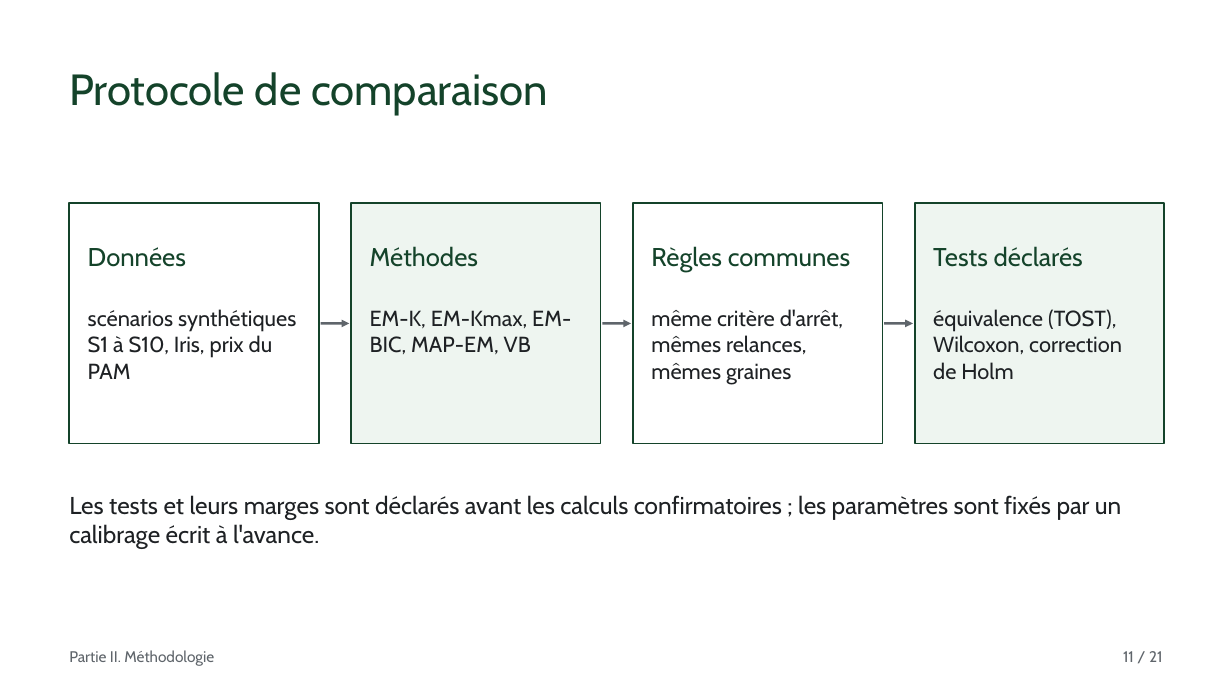
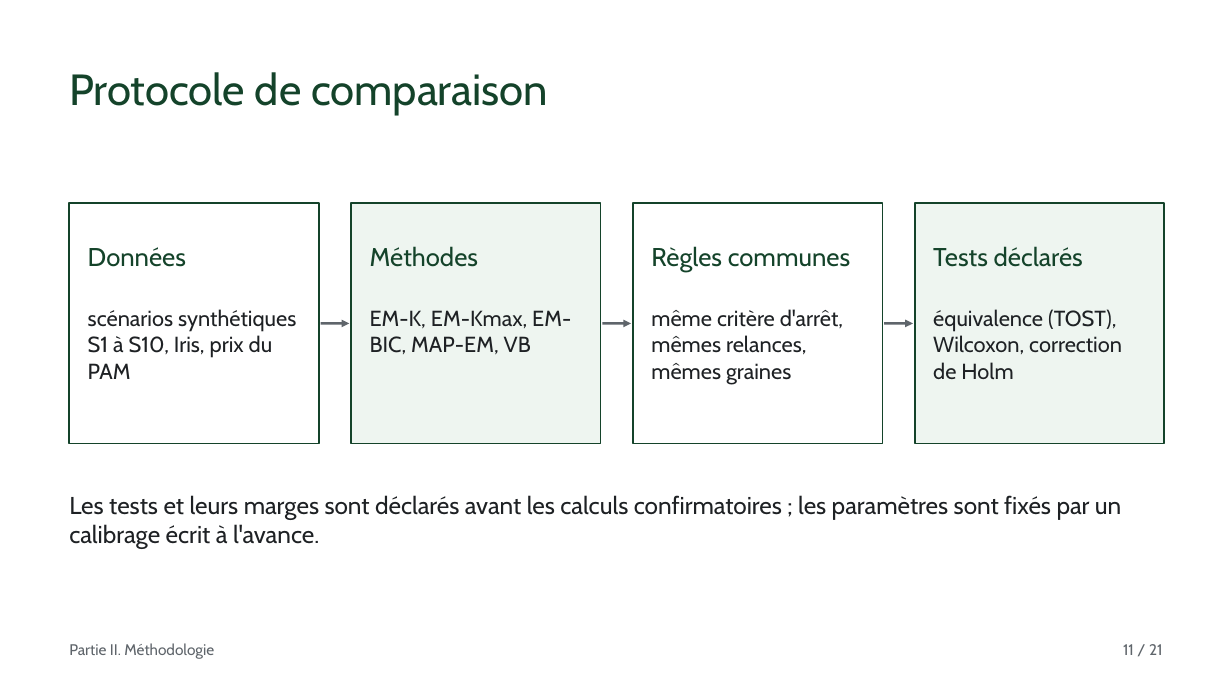
Before and after one commit to Kanaicare8/em-classique-vs-variationnel, a slide deck: slide 11 of presentation/Presoutenance_Icare.pptx. Drawn at 1232x693 pixels with LibreOffice and Linux fonts; fonts in the diff are those of the drawing; background and template pictures are left out. Boxes give left, top, right and bottom in pixels: in the first picture for what was removed or moved away, otherwise in the second. Text is boxed around its words. In the diff, an @@ line names an element or a change of style, - is before the commit and + after.

```diff
--- a/presentation/Presoutenance_Icare.pptx
+++ b/presentation/Presoutenance_Icare.pptx
@@ text "Partie II. Méthodologie": place and size @@
-text "Partie II. Méthodologie" at (69,650,214,666)
+text "Partie II. Méthodologie" at (69,643,214,659)
@@ text "11 / 21": place and size @@
-text "11 / 21" at (1123,651,1163,662)
+text "11 / 21" at (1123,644,1163,655)
```
Also in this commit, not shown: 20 other slides changed, 10 other files.
